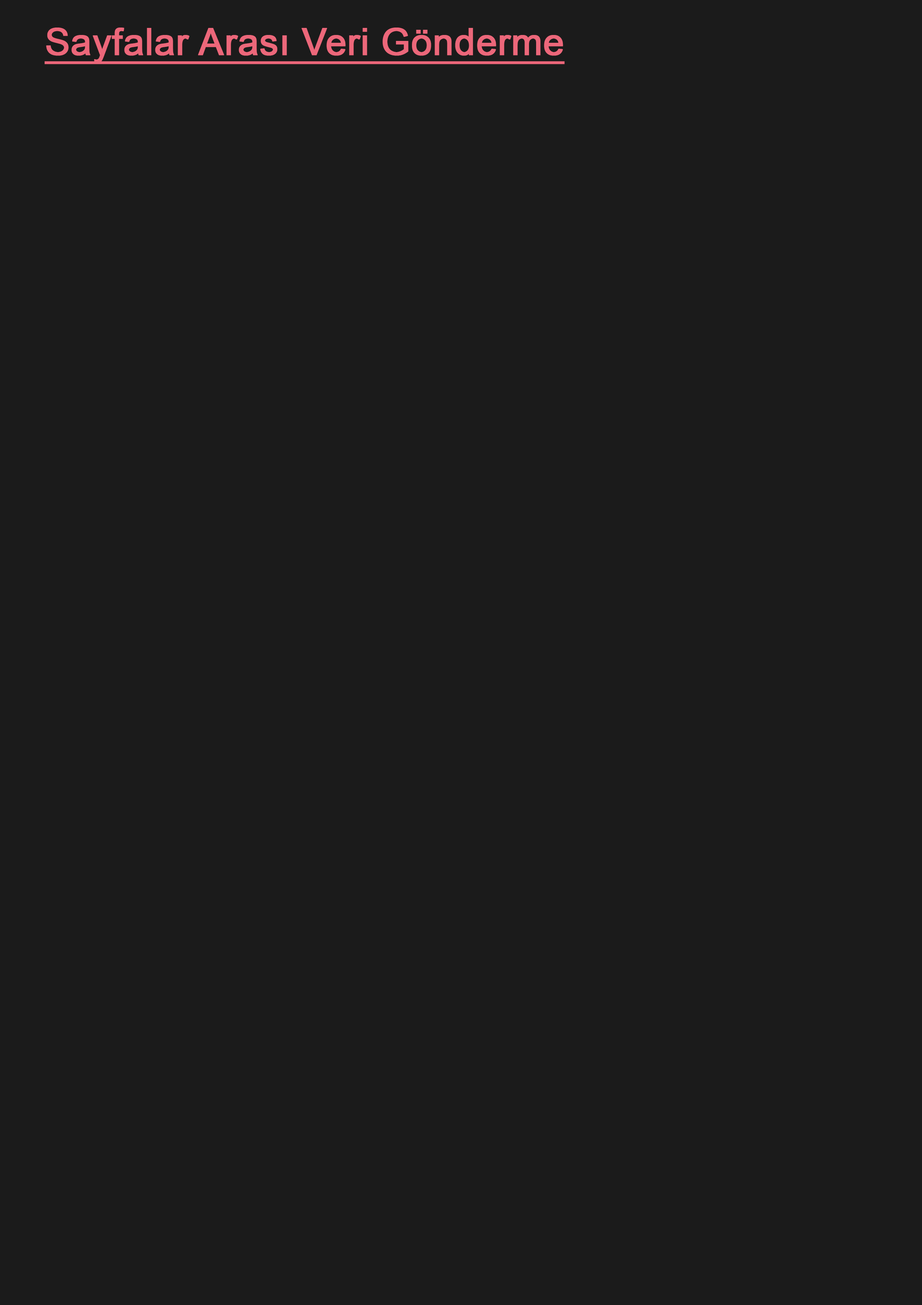
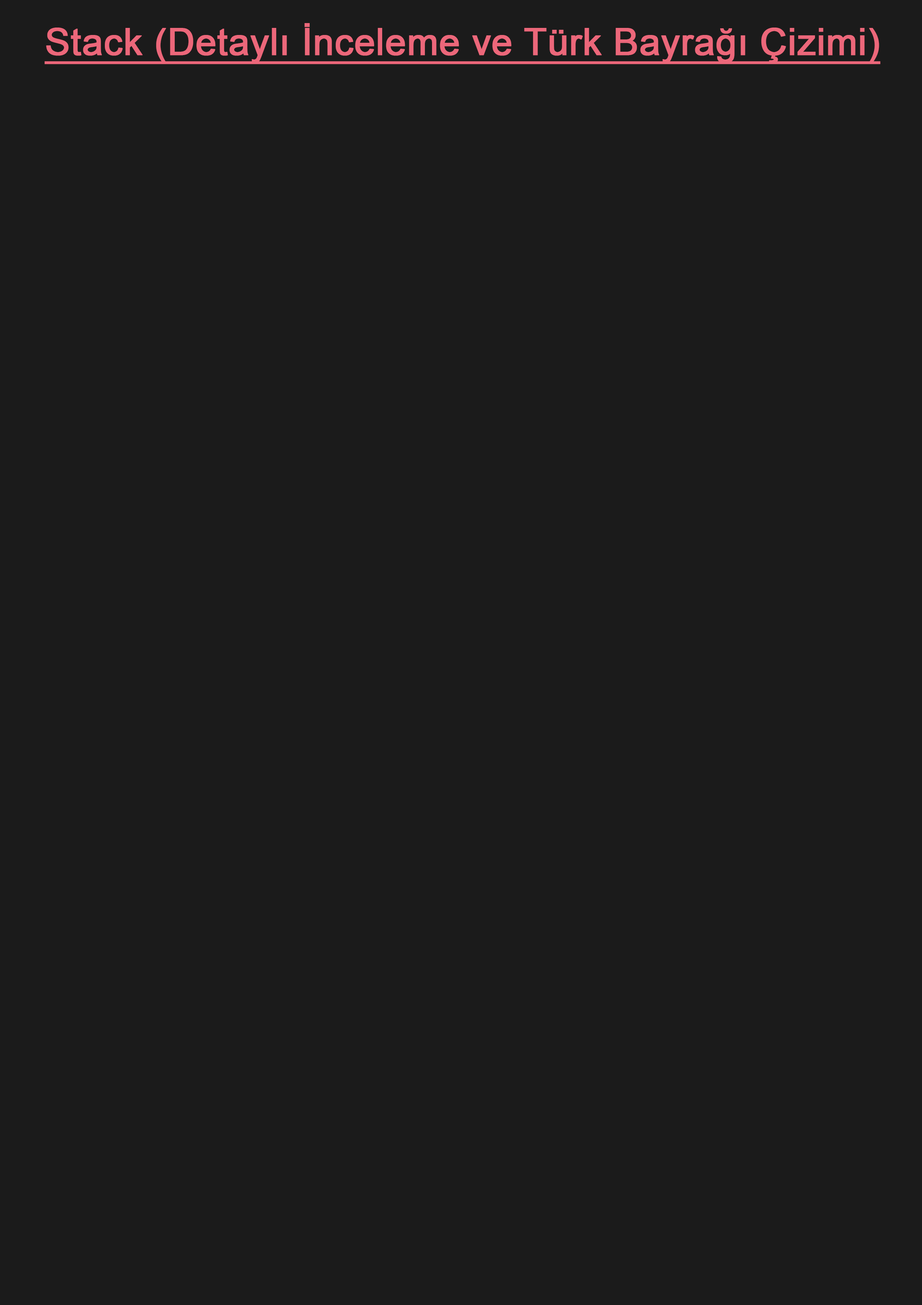
Two versions of the same layered image (922 x 1305). Layer-by-layer changes:
renamed "Sayfalar Arası Veri Gönderme" to "Stack (Detaylı İnceleme ve Türk Bayrağı Çizimi)", painted on it over (70, 23, 881, 65)
